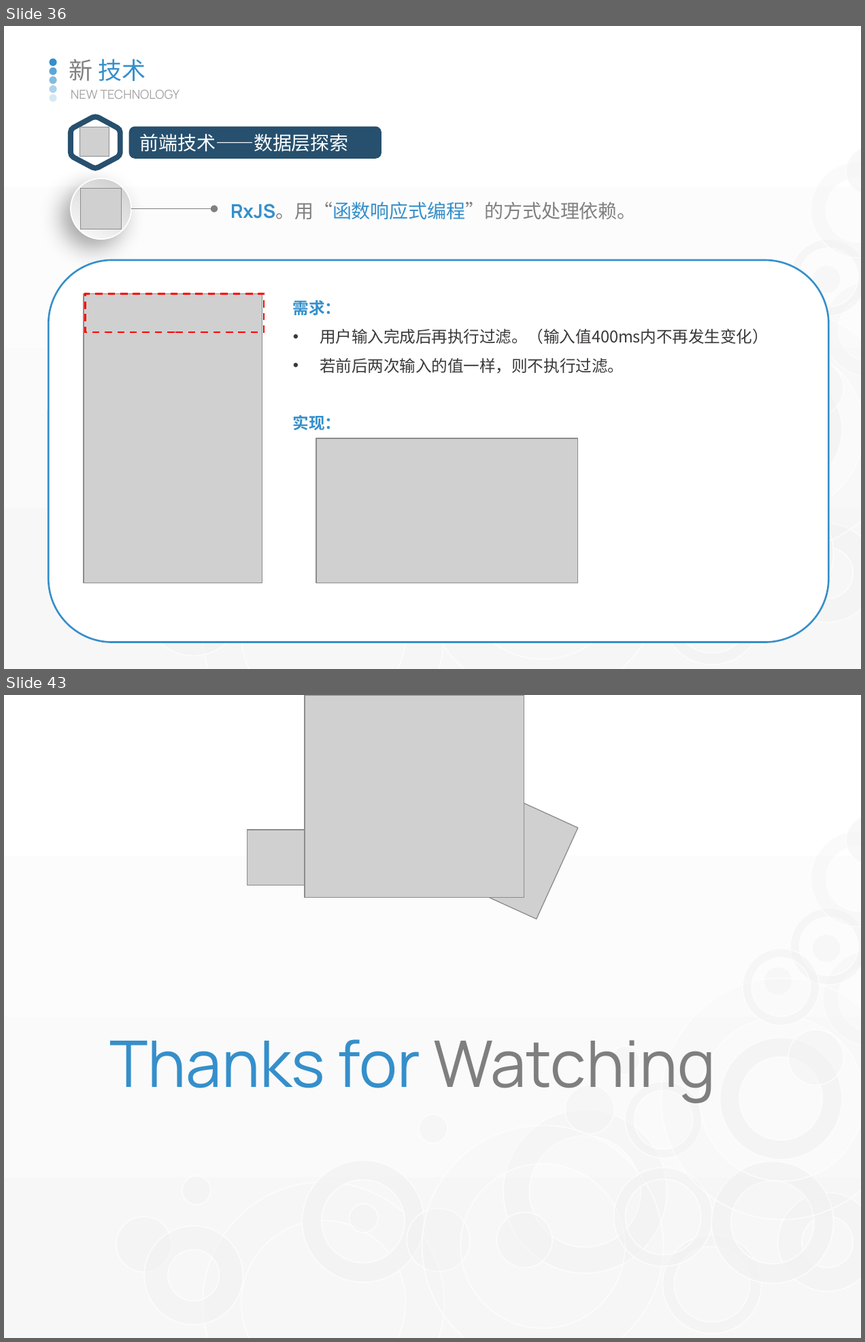
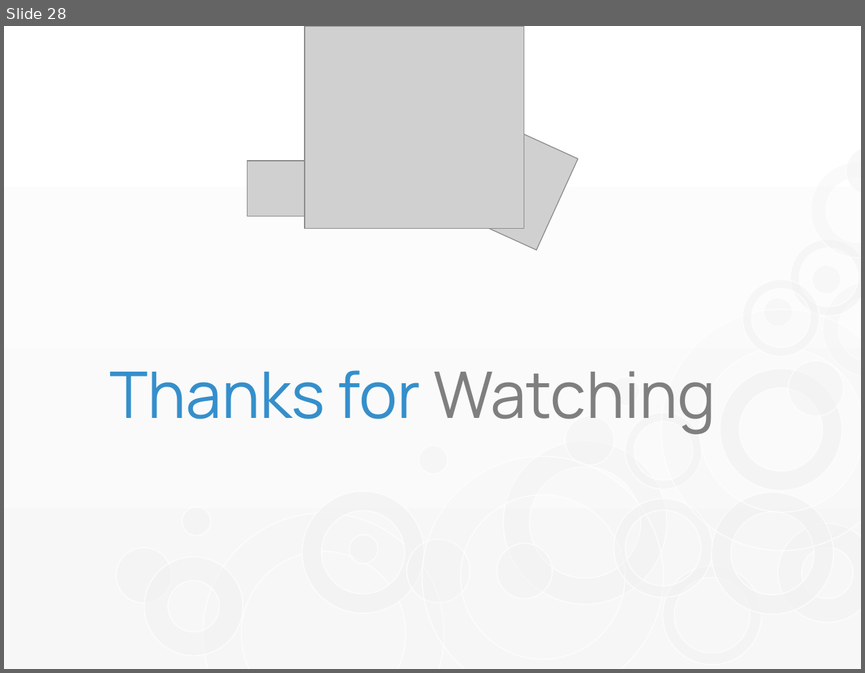
Before and after one commit to watermoonlx/playground-v2, a slide deck: ppt/RxJS & NgRxj.pptx. Shown one above the other, each under a label of ours: slides 36 and 43 before the commit, slide 28 after it; the slides between them are not shown. The pictures are 865x1342 and 865x673 pixels, drawn with LibreOffice and Linux fonts; fonts in the diff are those of the drawing; grey boxes stand for pictures. Boxes give left, top, right and bottom in pixels: in the first picture for what was removed or moved away, otherwise in the second. Text is boxed around its words. In the diff, an @@ line names an element or a change of style, - is before the commit and + after.

```diff
--- a/ppt/RxJS & NgRxj.pptx
+++ b/ppt/RxJS & NgRxj.pptx
@@ slide 36 removed at (x1=4, y1=26, x2=861, y2=669), background gradient #FFFFFF to #F7F7F7; not listed: 14 template elements that a slide beside it also shows @@
@@ group removed at (x1=50, y1=59, x2=57, y2=101): 5 ellipses @@
@@ text removed at (x1=69, y1=59, x2=145, y2=81) @@
-新 技术
@@ text removed at (x1=71, y1=89, x2=179, y2=99) @@
-NEW TECHNOLOGY
@@ freeform shape removed at (x1=71, y1=117, x2=120, y2=168) @@
@@ picture removed at (x1=80, y1=127, x2=109, y2=157) @@
@@ rounded rectangle removed at (x1=130, y1=127, x2=381, y2=157) @@
-前端技术——数据层探索
@@ ellipse removed at (x1=71, y1=178, x2=132, y2=240) @@
@@ picture removed at (x1=80, y1=188, x2=122, y2=229) @@
@@ arrow removed from (132, 208) to (214, 208) @@
@@ text removed at (x1=230, y1=201, x2=636, y2=220) @@
-RxJS。用“函数响应式编程”的方式处理依赖。
@@ group removed at (x1=49, y1=260, x2=828, y2=642): 1 rounded rectangle, 1 picture, 1 text, 1 rectangle @@
-需求：
-• 用户输入完成后再执行过滤。（输入值400ms内不再发生变化）
-• 若前后两次输入的值一样，则不执行过滤。
@@ text removed at (x1=293, y1=415, x2=341, y2=430) @@
-实现：
@@ picture removed at (x1=316, y1=438, x2=577, y2=583) @@
@@ what was slide 43 is now slide 28 @@
```
Also in this commit, not shown: 4 slides changed, 7 slides added, 21 other slides removed, 13 other files.
